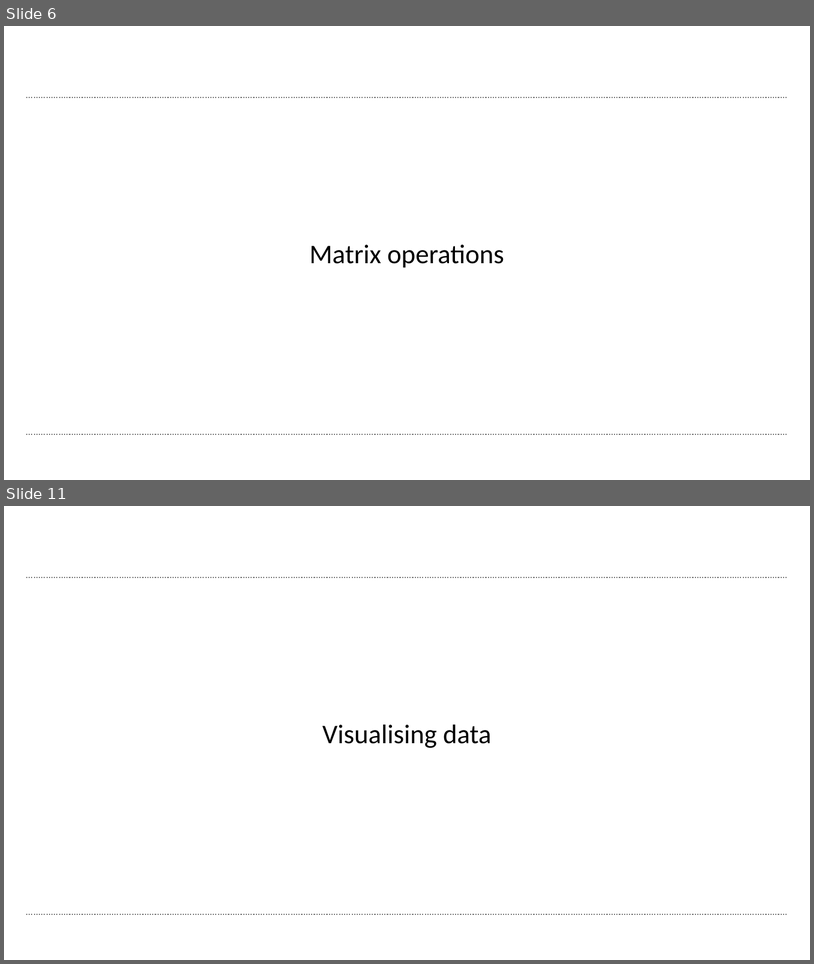
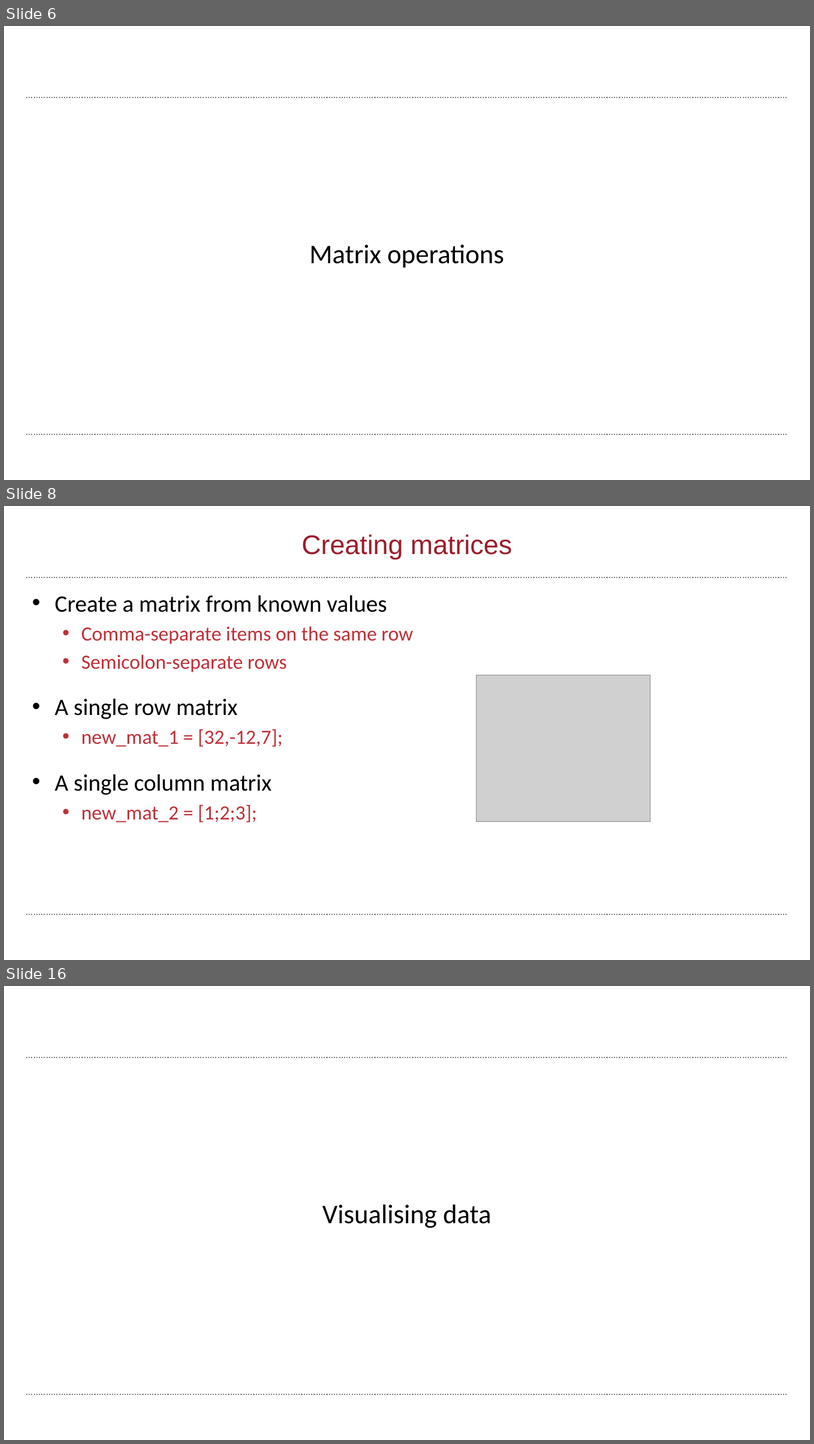
Before and after one commit to wbif-bristol/MATLAB-course, a slide deck: Session 2 - Matrices and image processing/MATLAB Session 2.pptx. Shown one above the other, each under a label of ours: slides 6 and 11 before the commit, slides 6, 8 and 16 after it; the slides between them are not shown. The pictures are 814x964 and 814x1444 pixels, drawn with LibreOffice and Linux fonts; fonts in the diff are those of the drawing; grey boxes stand for pictures; background and template pictures are left out. Boxes give left, top, right and bottom in pixels: in the first picture for what was removed or moved away, otherwise in the second. Text is boxed around its words. In the diff, an @@ line names an element or a change of style, - is before the commit and + after.

```diff
--- a/Session 2 - Matrices and image processing/MATLAB Session 2.pptx
+++ b/Session 2 - Matrices and image processing/MATLAB Session 2.pptx
@@ slide 8 added at bbox=[4, 506, 810, 960], background #FFFFFF; not listed: 2 template elements that a slide beside it also shows @@
@@ title added at bbox=[302, 534, 512, 559], 32 pt, text #9A1D2B @@
+Creating matrices
@@ text added at bbox=[55, 595, 413, 822], 24 pt, text #BF2F37 @@
+• Create a matrix from known values
+  • Comma-separate items on the same row
+  • Semicolon-separate rows
+• A single row matrix
+  • new_mat_1 = [32,-12,7];
+• A single column matrix
+  • new_mat_2 = [1;2;3];
@@ picture added at bbox=[476, 675, 651, 821] @@
@@ what was slide 11 is now slide 16 @@
```
Also in this commit, not shown: 14 slides changed, 4 other slides added, 3 other files.
